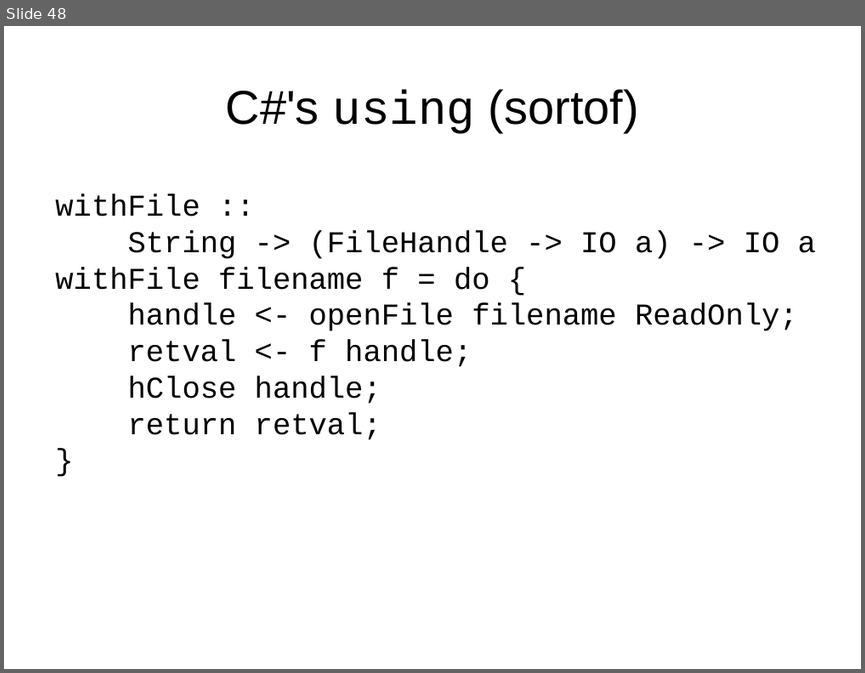
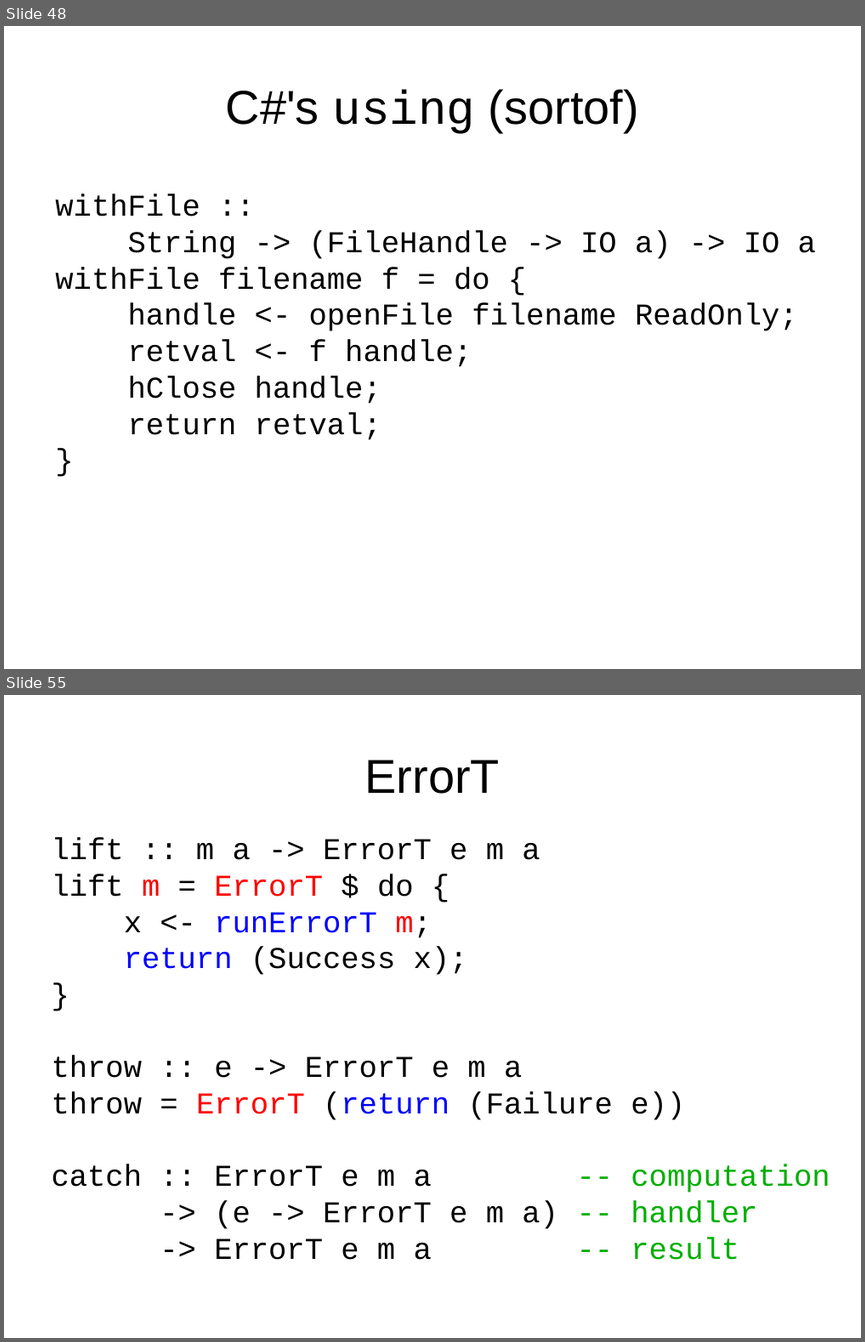
Before and after one commit to luqui/luqui-misc, a slide deck: work/present/monads/monads.odp. Shown one above the other, each under a label of ours: slide 48 before the commit, slides 48 and 55 after it; the slides between them are not shown. The pictures are 865x673 and 865x1342 pixels, drawn with LibreOffice and Linux fonts; fonts in the diff are those of the drawing. Boxes give left, top, right and bottom in pixels: in the first picture for what was removed or moved away, otherwise in the second. Text is boxed around its words. In the diff, an @@ line names an element or a change of style, - is before the commit and + after.

```diff
--- a/work/present/monads/monads.odp
+++ b/work/present/monads/monads.odp
@@ slide 55 added at bbox=[4, 695, 861, 1338], background #FFFFFF @@
@@ title added at bbox=[365, 760, 500, 794], 44 pt, text #000000 @@
+ErrorT
@@ text added at bbox=[52, 838, 829, 1259], 28 pt, text #000000 @@
+lift :: m a -> ErrorT e m a
+lift m = ErrorT $ do {
+x <- runErrorT m;
+return (Success x);
+}
+throw :: e -> ErrorT e m a
+throw = ErrorT (return (Failure e))
+catch :: ErrorT e m a -- computation
+-> (e -> ErrorT e m a) -- handler
+-> ErrorT e m a -- result
```
Also in this commit, not shown: 8 slides changed, 12 other slides added.
